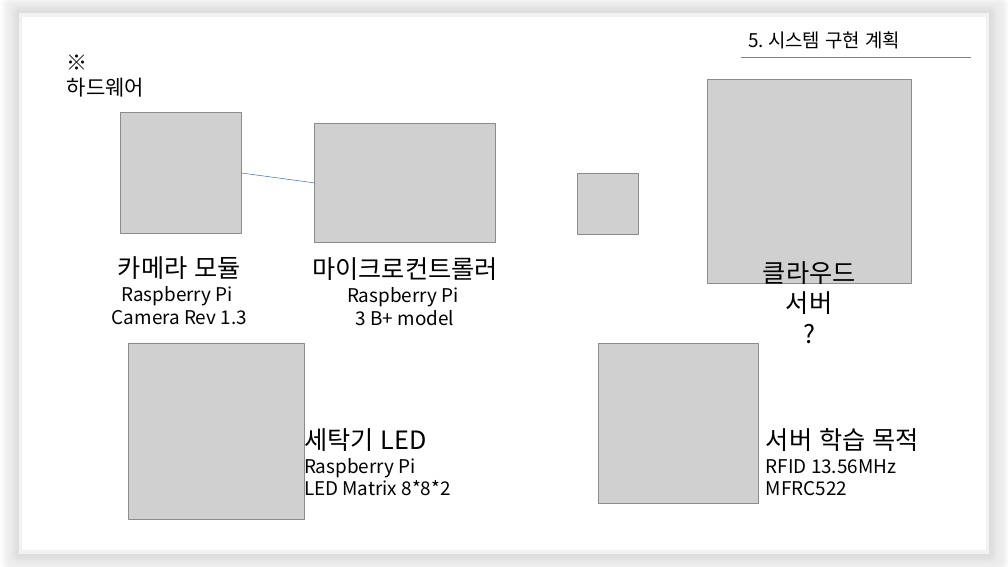
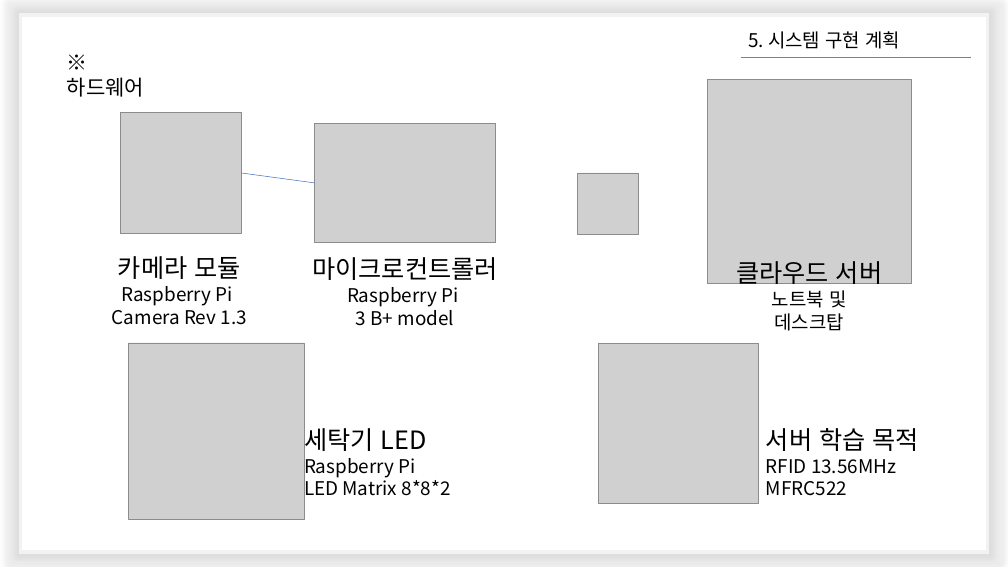
Before and after one commit to wonsokchoi/16project, a slide deck: slide 7 of team_ppt/Find Sit Project 제안서.pptx. Drawn at 1008x567 pixels with LibreOffice and Linux fonts; fonts in the diff are those of the drawing; grey boxes stand for pictures; background and template pictures are left out. Boxes give left, top, right and bottom in pixels: in the first picture for what was removed or moved away, otherwise in the second. Text is boxed around its words. In the diff, an @@ line names an element or a change of style, - is before the commit and + after.

```diff
--- a/team_ppt/Find Sit Project 제안서.pptx
+++ b/team_ppt/Find Sit Project 제안서.pptx
@@ text at bbox=[772, 290, 846, 331]: text changed; size 24 to 18 pt @@
-?
+노트북 및 데스크탑
```
Also in this commit, not shown: 6 other slides changed, 1 slide added, 2 other files.
